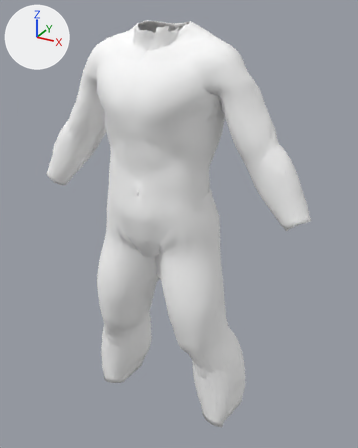
The glTF model assets/templates/male/kaftan.glb as it was, and as the next commit left it.
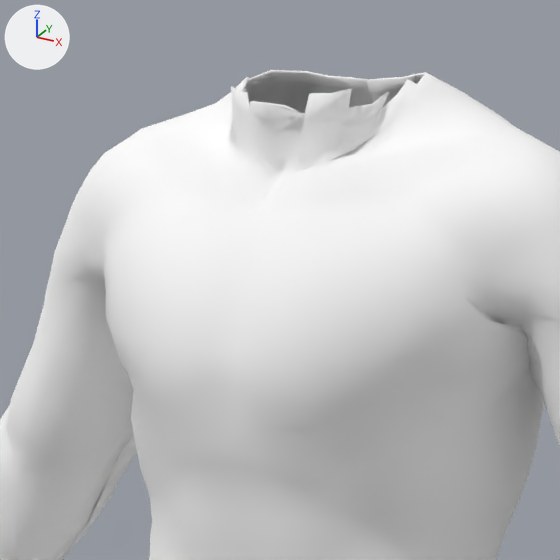
There are two pictures of each version: one whole from a 50 mm camera at (0.763, -1.298, 1.587) aimed at (0.039, 0.018, 0.929), one close up on the part from 19% to 64% of the width and 0% to 36% of the height. Every picture has the same lights, and +X, +Y and +Z are marked at upper left. The last two pictures show the newer version. Vertices at exactly the same position are counted once.

The scene before the commit, as lines of its bpy script (objects in view):
```python
me_kaftan_male = bpy.data.meshes.new('kaftan_male')
me_kaftan_male.from_pydata(...)  # 7106 vertices, 14224 faces; spans x -0.475..0.475, y -0.183..0.132, z 0.219..1.549
me_kaftan_male.materials.append(mat_kaftan_male_mat)
ob_kaftan_male = bpy.data.objects.new('kaftan_male', me_kaftan_male)
ob_kaftan_male.location = (0.0, 0.0, 0.0)
```
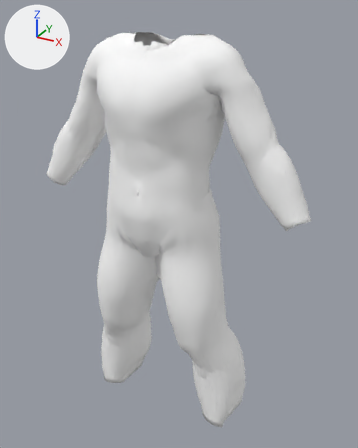
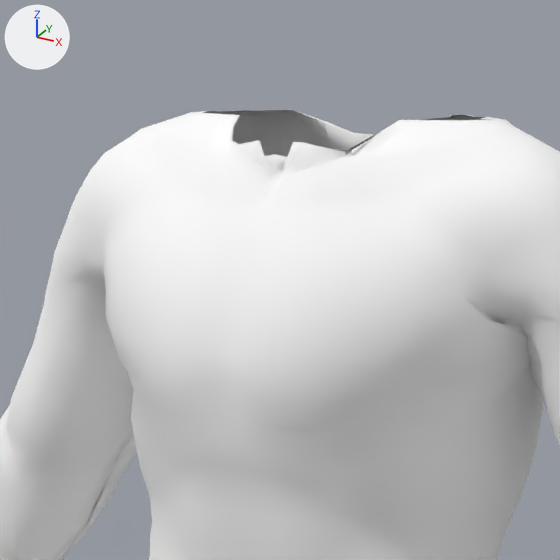
Location of each change, [x1, y1, x2, y2] in pixels of the close-ups (560 x 560 px):
```json
{"object": "kaftan_male", "change": "reshaped", "before": [0, 70, 560, 560], "after": [0, 110, 560, 560]}
{"part": 1, "of": "me_kaftan_male", "change": "cut back", "before": [182, 70, 516, 175], "after": [182, 110, 516, 175]}
```

Scene script edits in JSON lines:
```json
{"block": "me_kaftan_male", "where": "# used by ob_kaftan_male; location = (0.0, 0.0, 0.0)"}
{"op": "remove", "block": "me_kaftan_male", "code": "me_kaftan_male.from_pydata(...)  # 7106 vertices, 14224 faces; spans x -0.475..0.475, y -0.183..0.132, z 0.219..1.549"}
{"op": "add", "block": "me_kaftan_male", "code": "me_kaftan_male.from_pydata(...)  # 6962 vertices, 13936 faces; spans x -0.475..0.475, y -0.183..0.132, z 0.219..1.515"}
{"block": "me_kaftan_male", "change": "me_kaftan_male part 1"}
{"block": "me_kaftan_male", "change": "178 vertices are removed from x -0.092..0.093, y -0.105..0.078, z 1.488..1.549"}
{"block": "me_kaftan_male", "change": "424 faces are deleted"}
{"block": "me_kaftan_male", "change": "7 vertices in x -0.125..0.114, y -0.019..0.07, z 1.519 move by (0.0, 0.0, -0.004)"}
{"block": "me_kaftan_male", "change": "6 vertices in x -0.125..0.125, y -0.02..0.045, z 1.52 move by (0.0, 0.0, -0.005)"}
{"block": "me_kaftan_male", "change": "6 vertices in x -0.126..0.126, y -0.024..0.046, z 1.522 move by (0.0, 0.0, -0.007)"}
{"block": "me_kaftan_male", "change": "6 vertices in x -0.139..0.139, y -0.014..0.068, z 1.517 move by (0.0, 0.0, -0.002)"}
{"block": "me_kaftan_male", "change": "4 vertices in x -0.118..0.118, y 0.011..0.043, z 1.526 move by (0.0, 0.0, -0.011)"}
{"block": "me_kaftan_male", "change": "4 vertices in x -0.1..0.1, y -0.002..0.037, z 1.531 move by (0.0, 0.0, -0.016)"}
{"block": "me_kaftan_male", "change": "27 vertices move from x -0.125..0.126, y -0.088..0.063, z 1.499..1.538 to x -0.125..0.126, y -0.088..0.063, z 1.499..1.515"}
{"block": "me_kaftan_male", "change": "34 vertices are added at x -0.092..0.093, y -0.093..0.079, z 1.489..1.515"}
{"block": "me_kaftan_male", "change": "136 new faces join them"}
```
